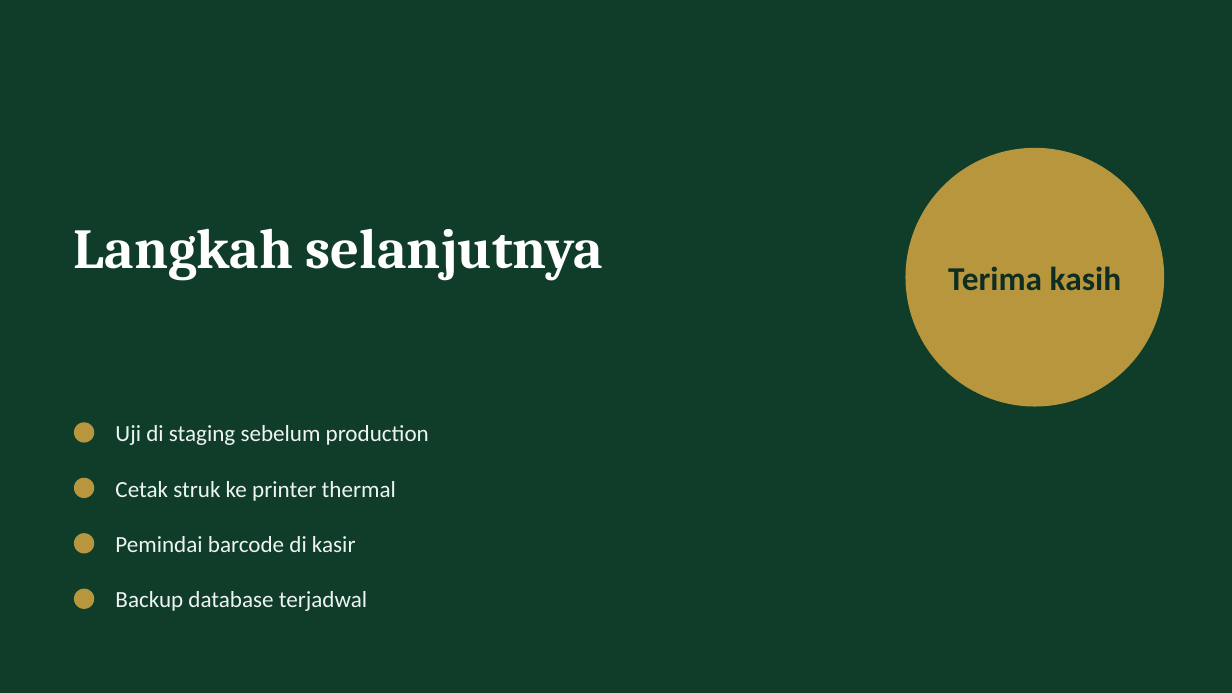
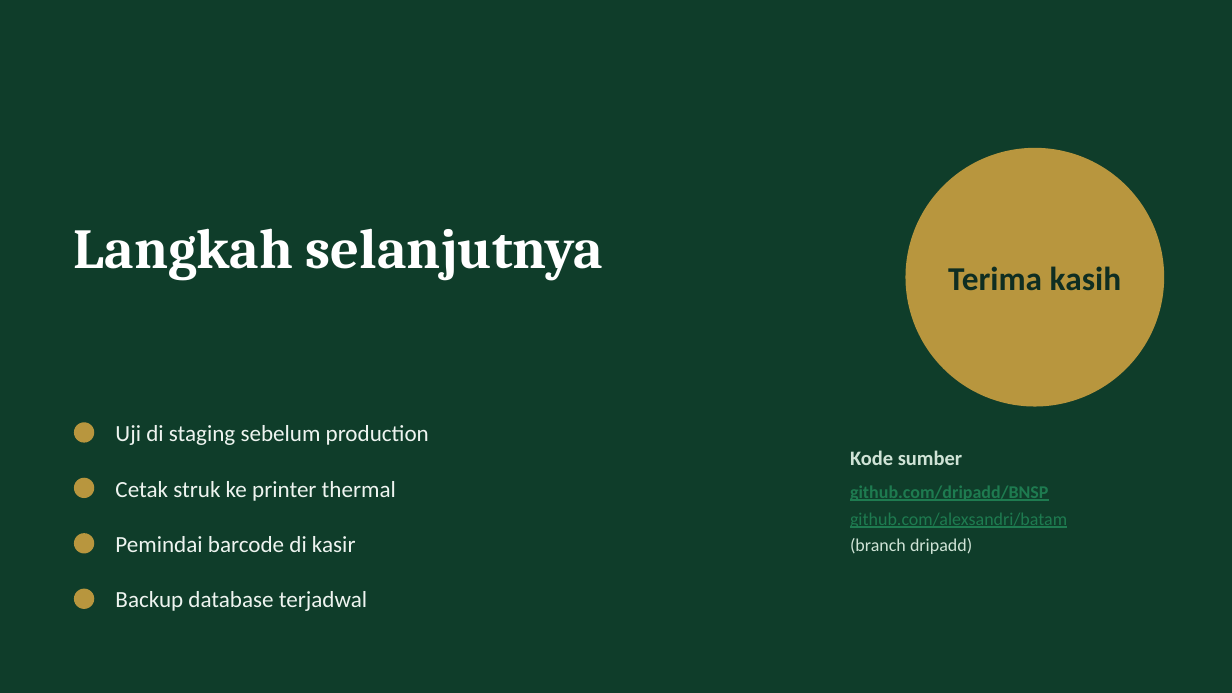
Before and after one commit to alexsandri/batam, a slide deck: slide 38 of presentasi/Aplikasi_Barang.pptx. Drawn at 1232x693 pixels with LibreOffice and Linux fonts; fonts in the diff are those of the drawing. Boxes give left, top, right and bottom in pixels: in the first picture for what was removed or moved away, otherwise in the second. Text is boxed around its words. In the diff, an @@ line names an element or a change of style, - is before the commit and + after.

```diff
--- a/presentasi/Aplikasi_Barang.pptx
+++ b/presentasi/Aplikasi_Barang.pptx
@@ text added at [850,450,962,465], 16 pt, text #CFE3D6, bold @@
+Kode sumber
@@ text added at [850,486,1067,554], 14 pt, text #1E7B50, underline @@
+github.com/dripadd/BNSP
+github.com/alexsandri/batam
+(branch dripadd)
```
Also in this commit, not shown: 1 other slide changed, 22 other files.
